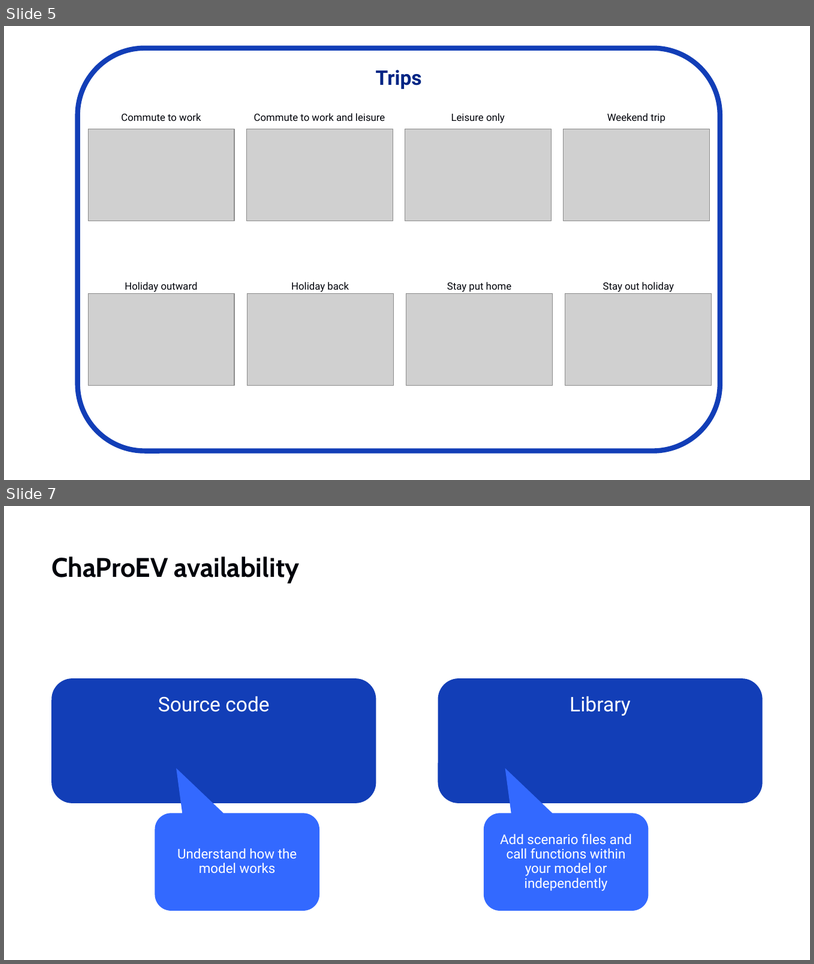
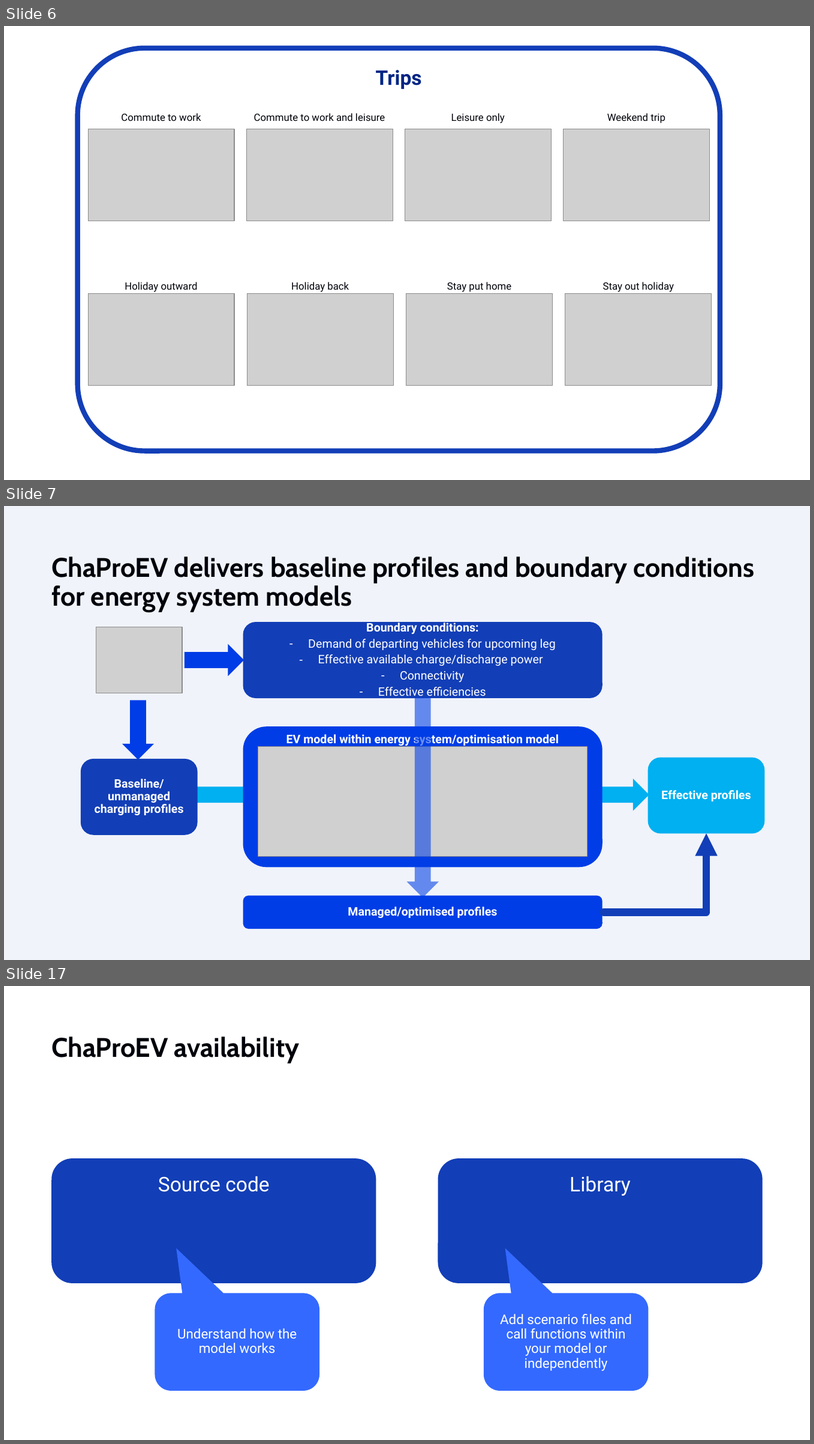
Before and after one commit to TNO/ChaProEV, a slide deck: ChaProEV.pptx. Shown one above the other, each under a label of ours: slides 5 and 7 before the commit, slides 6, 7 and 17 after it; the slides between them are not shown. The pictures are 814x964 and 814x1444 pixels, drawn with LibreOffice and Linux fonts; fonts in the diff are those of the drawing; grey boxes stand for pictures; background and template pictures are left out. Boxes give left, top, right and bottom in pixels: in the first picture for what was removed or moved away, otherwise in the second. Text is boxed around its words. In the diff, an @@ line names an element or a change of style, - is before the commit and + after.

```diff
--- a/ChaProEV.pptx
+++ b/ChaProEV.pptx
@@ slide 7 added at box(4, 506, 810, 960), background #F0F3FA @@
@@ title added at box(51, 556, 755, 612), 32 pt, text #00030A, bold @@
+ChaProEV delivers baseline profiles and boundary conditions for energy system models
@@ picture added at box(96, 627, 182, 693) @@
@@ rounded rectangle added at box(243, 622, 602, 699), fill #123EB7, 14 pt, text #FFFFFF @@
+Boundary conditions:
+– Demand of departing vehicles for upcoming leg
+– Effective available charge/discharge power
+– Connectivity
+– Effective efficiencies
@@ right arrow added at box(185, 644, 244, 676), fill #003DE5 @@
@@ right arrow added at box(122, 700, 155, 759), fill #003DE5 @@
@@ right arrow added at box(407, 697, 439, 897), fill #003DE5 at 58% opacity @@
@@ rounded rectangle added at box(243, 726, 602, 867), fill #003DE5, 14 pt, text #FFFFFF, bold @@
+EV model within energy system/optimisation model
@@ picture added at box(258, 746, 588, 856) @@
@@ rounded rectangle added at box(648, 757, 765, 833), fill #00B0F0, 14 pt, text #FFFFFF, bold @@
+Effective profiles
@@ rounded rectangle added at box(81, 759, 198, 835), fill #123EB7, 14 pt, text #FFFFFF, bold @@
+Baseline/ unmanaged charging profiles
@@ right arrow added at box(195, 778, 650, 810), fill #00B0F0 @@
@@ elbow arrow added from (604, 912) to (707, 833), #123EB7 8.9 pt @@
@@ rounded rectangle added at box(243, 895, 602, 928), fill #003DE5, 14 pt, text #FFFFFF, bold @@
+Managed/optimised profiles
@@ what was slide 5 is now slide 6 @@
@@ what was slide 7 is now slide 17 @@
```
Also in this commit, not shown: 11 other slides added, 34 slides removed, 4 other files.
